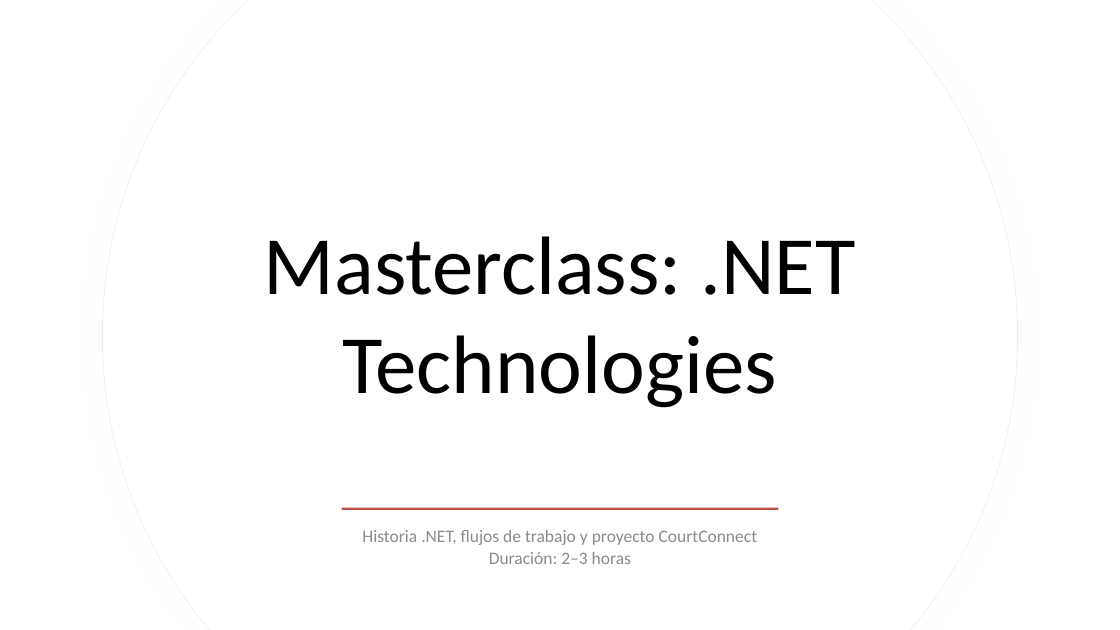
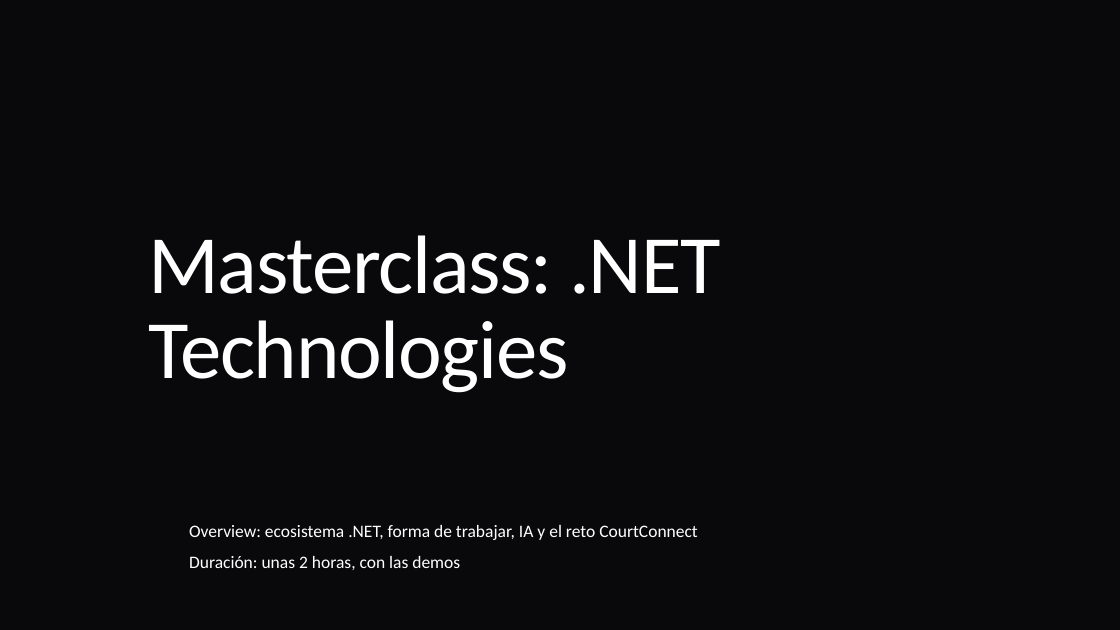
Before and after one commit to ybenzina/formacion-dotnet-junior, a slide deck: slide 1 of docs/masterclasses/masterclass-dotnet-technologies.pptx. Drawn at 1120x630 pixels with LibreOffice and Linux fonts; fonts in the diff are those of the drawing; background and template pictures are left out. Boxes give left, top, right and bottom in pixels: in the first picture for what was removed or moved away, otherwise in the second. Text is boxed around its words. In the diff, an @@ line names an element or a change of style, - is before the commit and + after.

Commit message:
doc: Masterclass .NET Technologies (#48)
* Concretiza ramas de trabajo y actualiza documentación de masterclass general

* Acutaliza ejercicios planteando migración a net11 en parte III

---------

```diff
--- a/docs/masterclasses/masterclass-dotnet-technologies.pptx
+++ b/docs/masterclasses/masterclass-dotnet-technologies.pptx
@@ background #FFFFFF to picture (left out) @@
@@ freeform shape removed at box(103, 0, 1017, 630) @@
@@ freeform shape removed at box(103, 0, 1017, 630) @@
@@ title "Masterclass: .NET Technologies" at box(148, 235, 720, 393): text colour #000000 to #FFFFFF, letter spacing 0 to -1.1 pt; alignment centre to left; line spacing 1 to 0.85 @@
@@ rectangle removed at box(342, 507, 779, 510) @@
@@ subtitle at box(189, 525, 698, 570): text changed; text colour #8C8C8C to #FFFFFF @@
-Historia .NET, flujos de trabajo y proyecto CourtConnect
-Duración: 2–3 horas
+Overview: ecosistema .NET, forma de trabajar, IA y el reto CourtConnect
+Duración: unas 2 horas, con las demos
```
Also in this commit, not shown: 8 other slides changed, 36 slides added, 16 slides removed, 14 other files.
